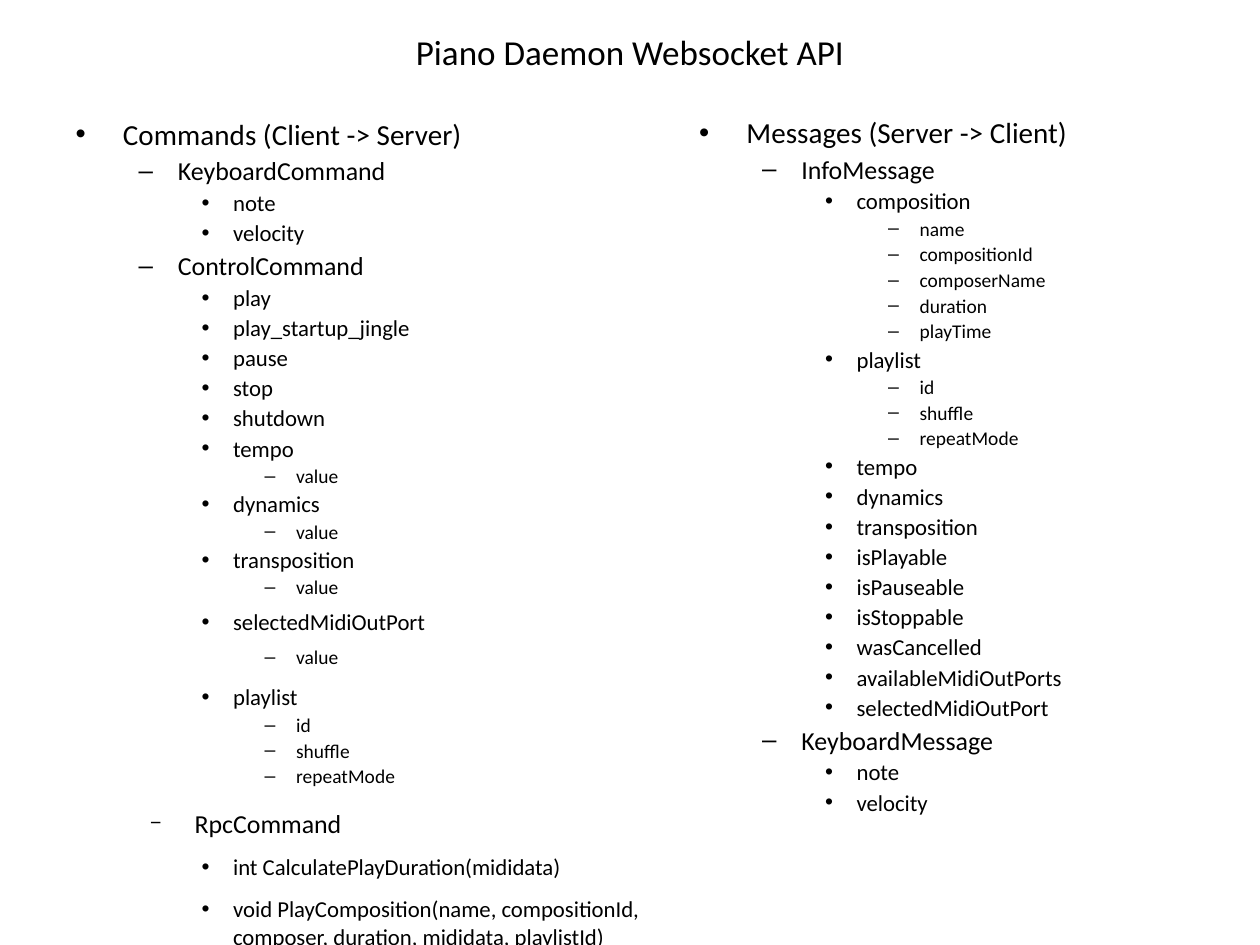
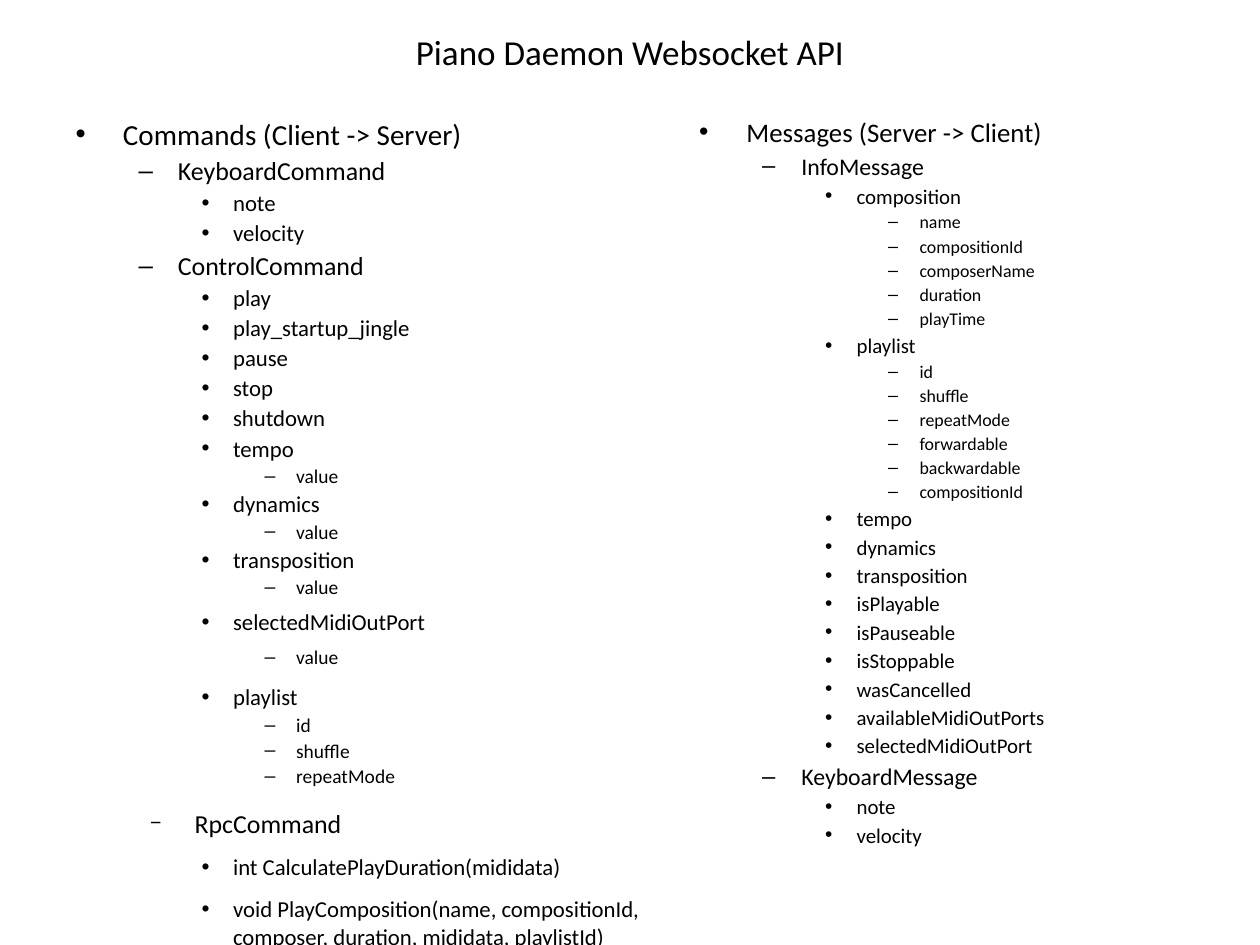
Before and after one commit to NHuffschmid/depinus, a slide deck: slide 2 of architecture.odp. Drawn at 1260x945 pixels with LibreOffice and Linux fonts; fonts in the diff are those of the drawing. Boxes give left, top, right and bottom in pixels: in the first picture for what was removed or moved away, otherwise in the second. Text is boxed around its words. In the diff, an @@ line names an element or a change of style, - is before the commit and + after.

Commit message:
fixed compositionId issue

```diff
--- a/architecture.odp
+++ b/architecture.odp
@@ text at (x1=746, y1=122, x2=1045, y2=847): size 16.6 to 15.3 pt in "Messages (Server -> Client)"; size 14.8 to 13.6 pt in "InfoMessage", "KeyboardMessage"; size 12.9 to 11.9 pt in "composition", "playlist", "tempo", "dynamics" and 9 more places; size 11.1 to 10.2 pt in "name", "compositionId", "composerName", "duration" and 4 more places @@
@@ text at (x1=920, y1=437, x2=1023, y2=501): paragraphs added @@
+      – forwardable
+      – backwardable
+      – compositionId
```
Also in this commit, not shown: 3 other files.
